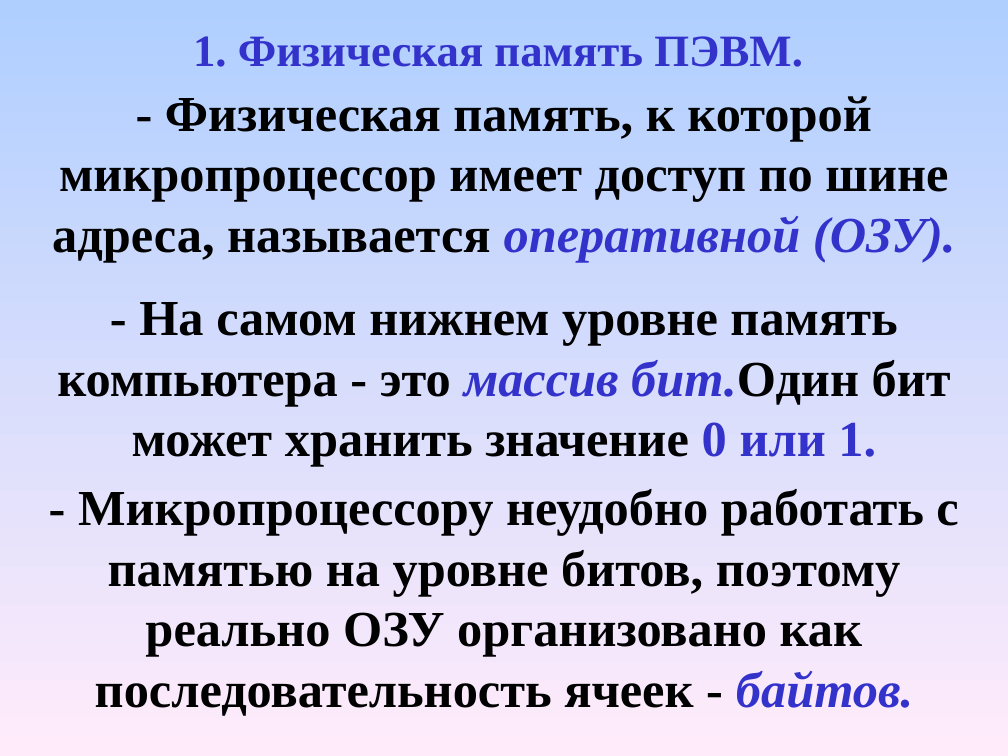
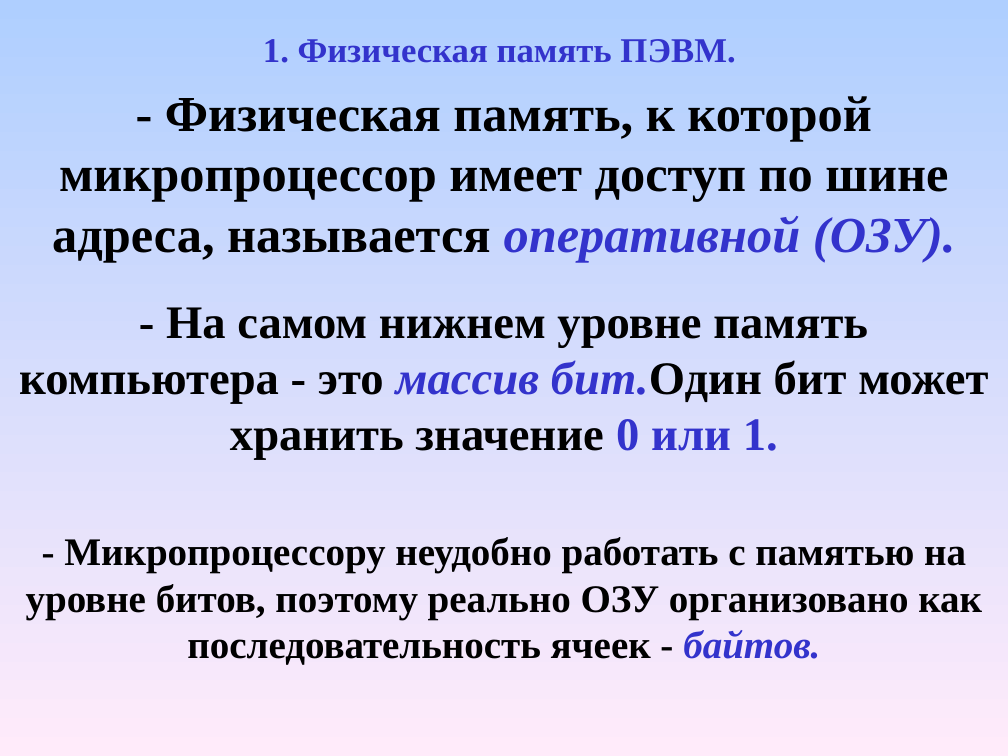
Before and after one commit to KavalevichArtyom/lessons.by, a slide deck: slide 3 of document/presentations/1/02_RAM.ppt. Drawn at 1008x756 pixels with LibreOffice and Linux fonts; fonts in the diff are those of the drawing. Boxes give left, top, right and bottom in pixels: in the first picture for what was removed or moved away, otherwise in the second. Text is boxed around its words. In the diff, an @@ line names an element or a change of style, - is before the commit and + after.

```diff
--- a/document/presentations/1/02_RAM.ppt
+++ b/document/presentations/1/02_RAM.ppt
@@ text "1. Физическая память ПЭВМ." at box(263, 39, 735, 63): size 32 to 24.8 pt @@
@@ text "- На самом нижнем уровне ..." at box(19, 307, 988, 460): size 36 to 33.3 pt @@
@@ text "- Микропроцессору неудобно работать с ..." at box(26, 537, 982, 665): size 36 to 27.9 pt @@
```
Also in this commit, not shown: 13 other slides changed, 7 other files.
